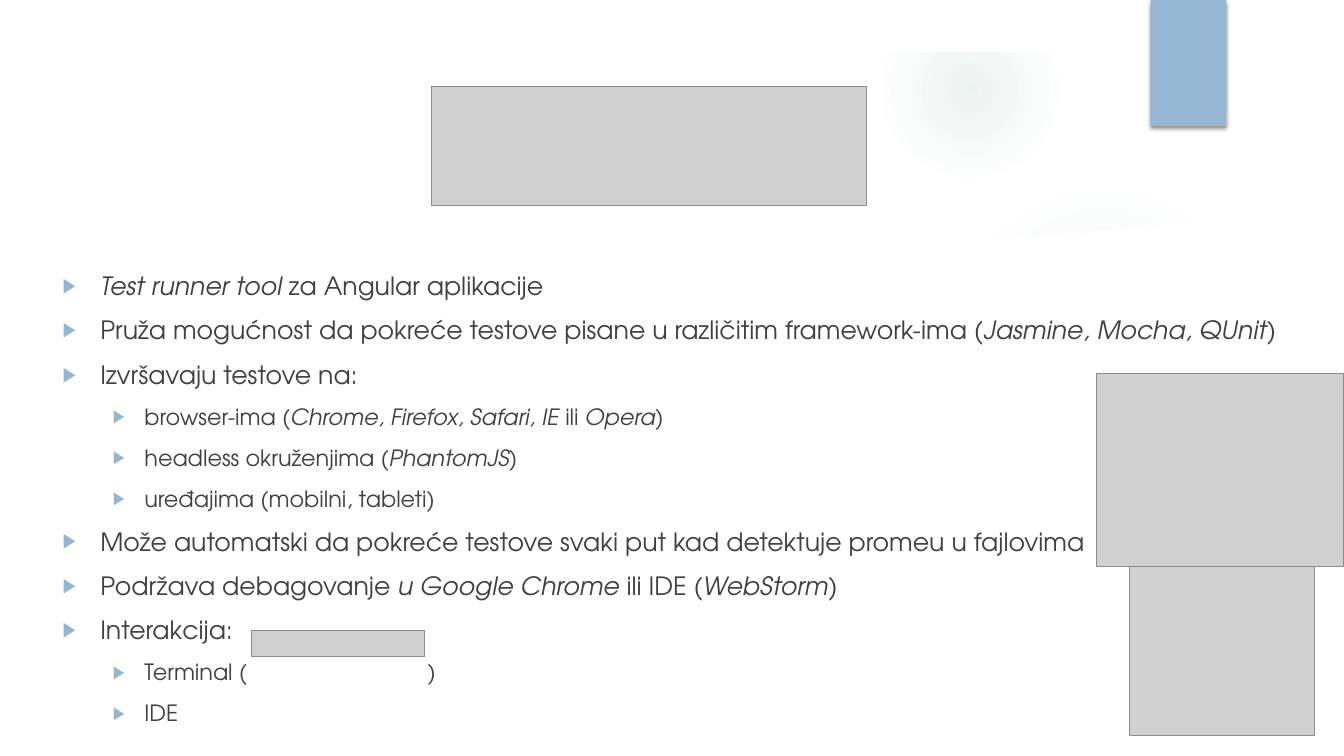
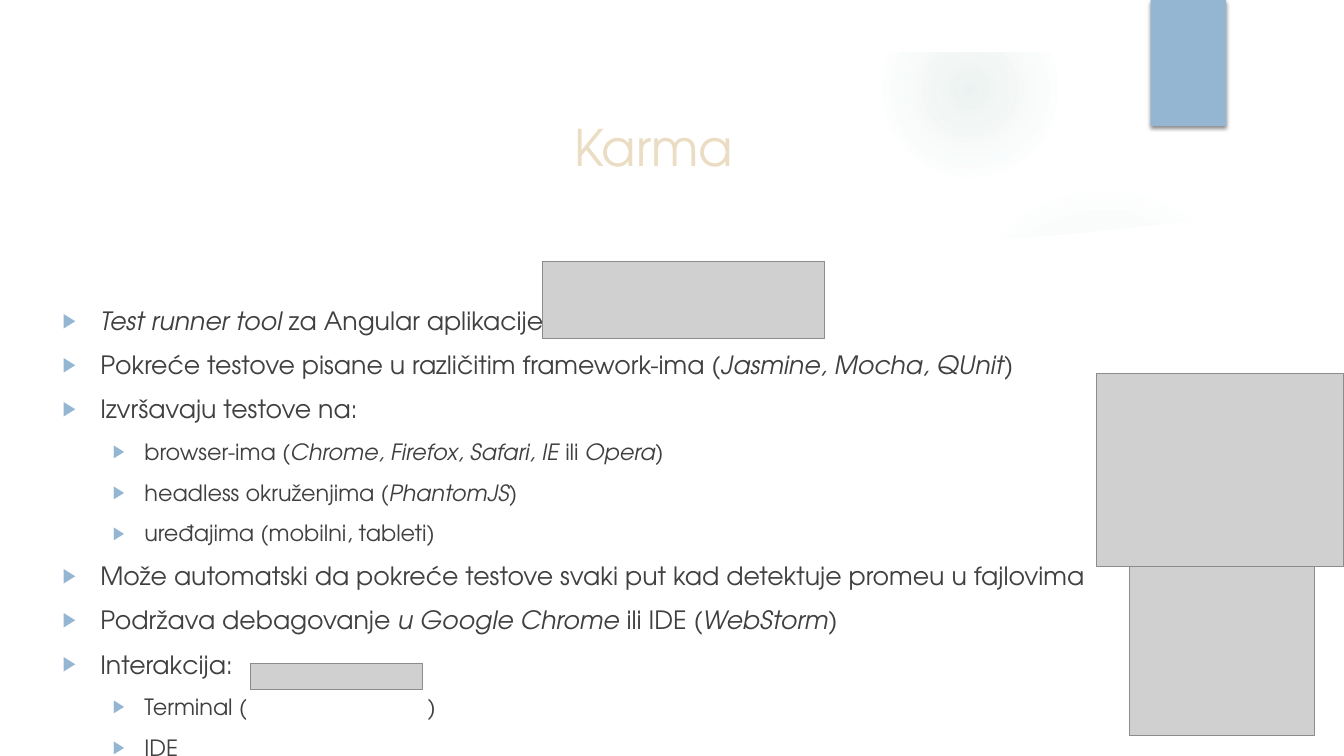
Before and after one commit to vhristov97/Prezentacija, a slide deck: slide 10 of UnitTestingFrameworks_VH_JN.pptx. Drawn at 1344x756 pixels with LibreOffice and Linux fonts; fonts in the diff are those of the drawing; grey boxes stand for pictures; background and template pictures are left out. Boxes give left, top, right and bottom in pixels: in the first picture for what was removed or moved away, otherwise in the second. Text is boxed around its words. In the diff, an @@ line names an element or a change of style, - is before the commit and + after.

```diff
--- a/UnitTestingFrameworks_VH_JN.pptx
+++ b/UnitTestingFrameworks_VH_JN.pptx
@@ title added at (163,108,1129,186), 36 pt, text #EBDDC3 @@
+Karma
@@ picture: place and size @@
-picture at (432,87,867,206)
+picture at (542,261,825,338)
@@ text "Test runner tool za Angular ...": place and size @@
-text "Test runner tool za Angular ..." at (100,276,1276,721)
+text "Test runner tool za Angular ..." at (100,304,1084,716)
@@ text at (100,355,1014,380): text changed @@
-▶ Pruža mogućnost da pokreće testove pisane u različitim framework-ima (Jasmine, Mocha, QUnit)
+▶ Pokreće testove pisane u različitim framework-ima (Jasmine, Mocha, QUnit)
@@ picture: place and size @@
-picture at (252,630,424,656)
+picture at (251,663,423,690)
```
Also in this commit, not shown: 12 other slides changed.
